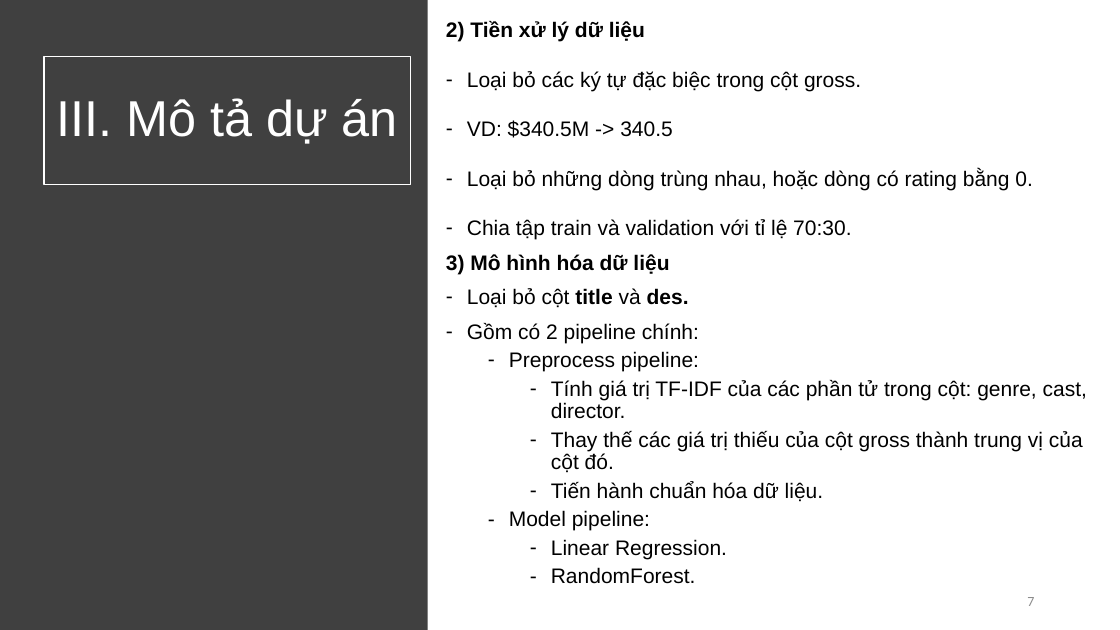
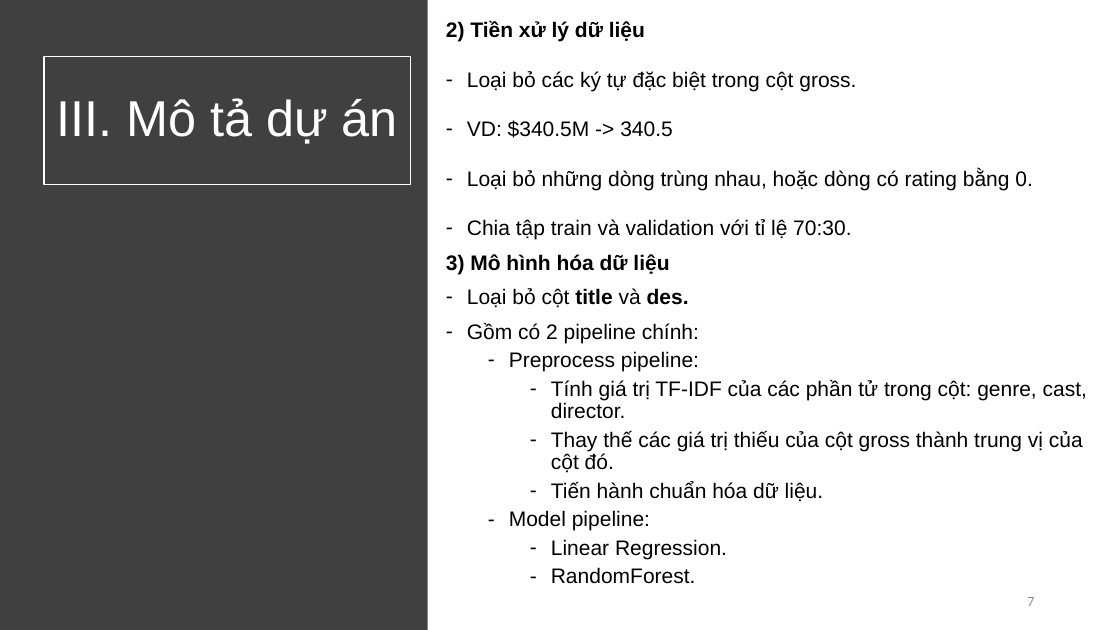
Before and after one commit to vietph34/DS_Final_project, a slide deck: slide 7 of doc/report.pptx. Drawn at 1120x630 pixels with LibreOffice and Linux fonts; fonts in the diff are those of the drawing. Boxes give left, top, right and bottom in pixels: in the first picture for what was removed or moved away, otherwise in the second. Text is boxed around its words. In the diff, an @@ line names an element or a change of style, - is before the commit and + after.

```diff
--- a/doc/report.pptx
+++ b/doc/report.pptx
@@ text at (x1=467, y1=71, x2=856, y2=91): text changed @@
-– Loại bỏ các ký tự đặc biệc trong cột gross.
+– Loại bỏ các ký tự đặc biệt trong cột gross.
```
Also in this commit, not shown: 2 other slides changed, 2 other files.
